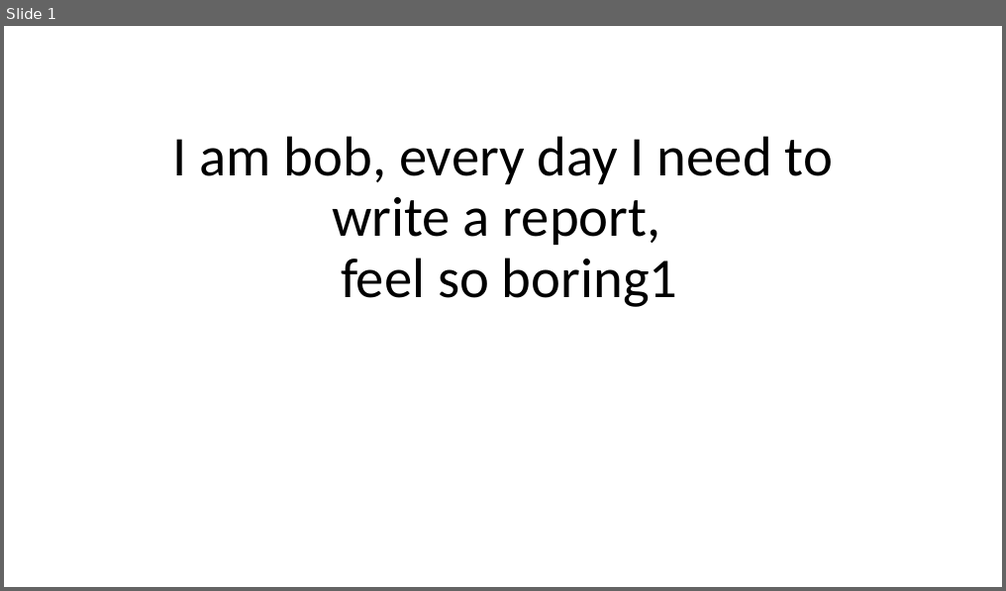
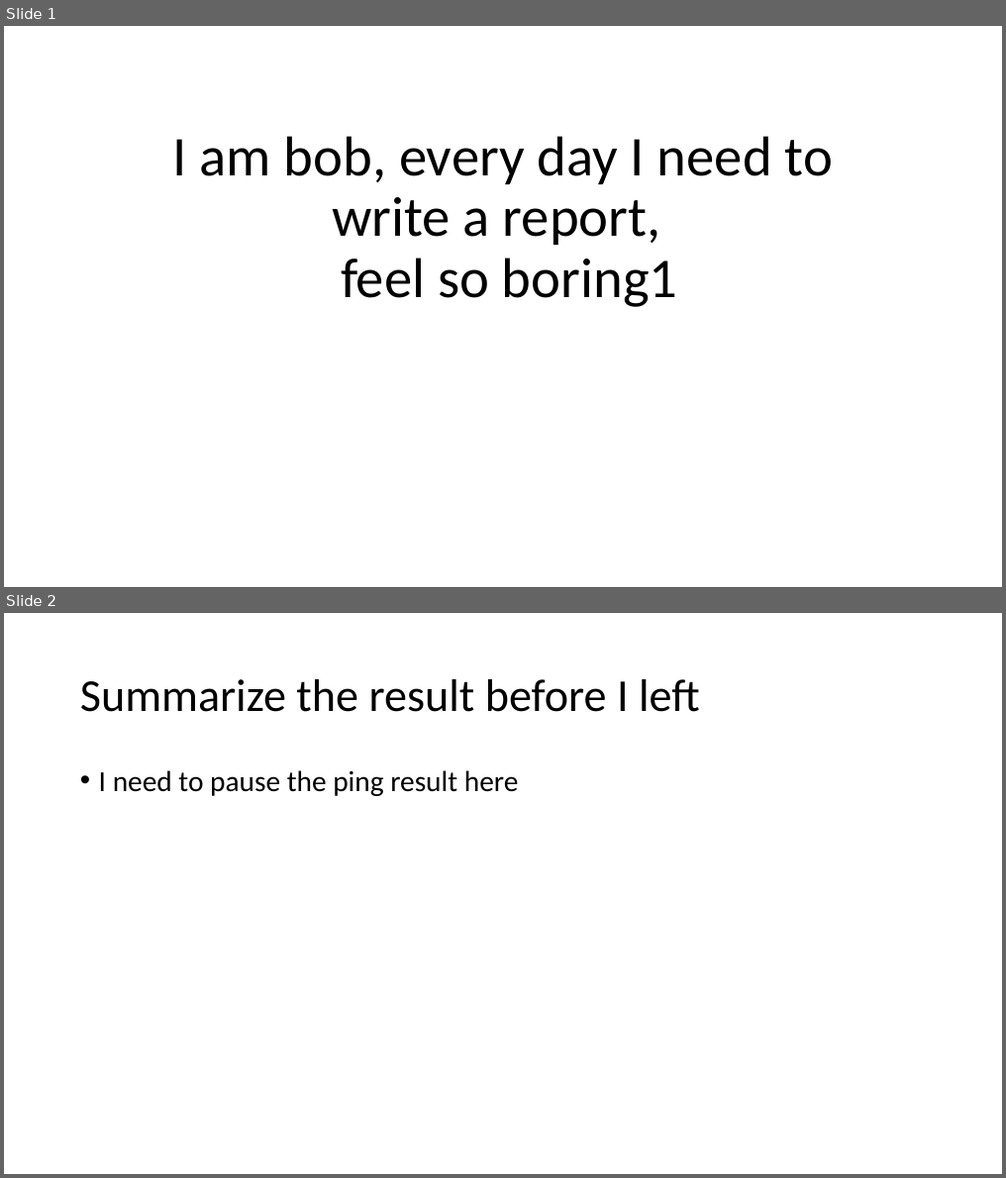
Before and after one commit to LiuYuancheng/Cluster_User_Emulation_System, a slide deck: src/UtilsFunc/Report.pptx. Shown one above the other, each under a label of ours: slide 1 before the commit, slides 1 and 2 after it. The pictures are 1006x591 and 1006x1178 pixels, drawn with LibreOffice and Linux fonts; fonts in the diff are those of the drawing; background and template pictures are left out. Boxes give left, top, right and bottom in pixels: in the first picture for what was removed or moved away, otherwise in the second. Text is boxed around its words. In the diff, an @@ line names an element or a change of style, - is before the commit and + after.

```diff
--- a/src/UtilsFunc/Report.pptx
+++ b/src/UtilsFunc/Report.pptx
@@ slide 2 added at (4,613,1002,1174), background picture (left out) @@
@@ title added at (80,679,700,712), 44 pt, text #000000 @@
+Summarize the result before I left
@@ text added at (99,770,518,796), 28 pt, text #000000 @@
+• I need to pause the ping result here
```
Also in this commit, not shown: 2 other slides added, 8 other files.
